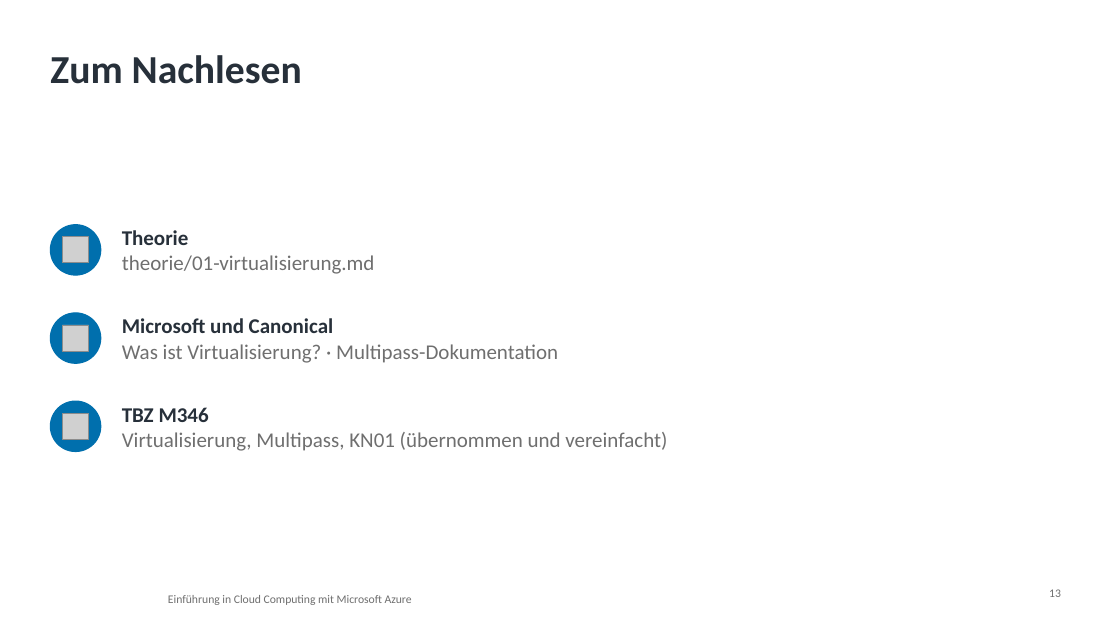
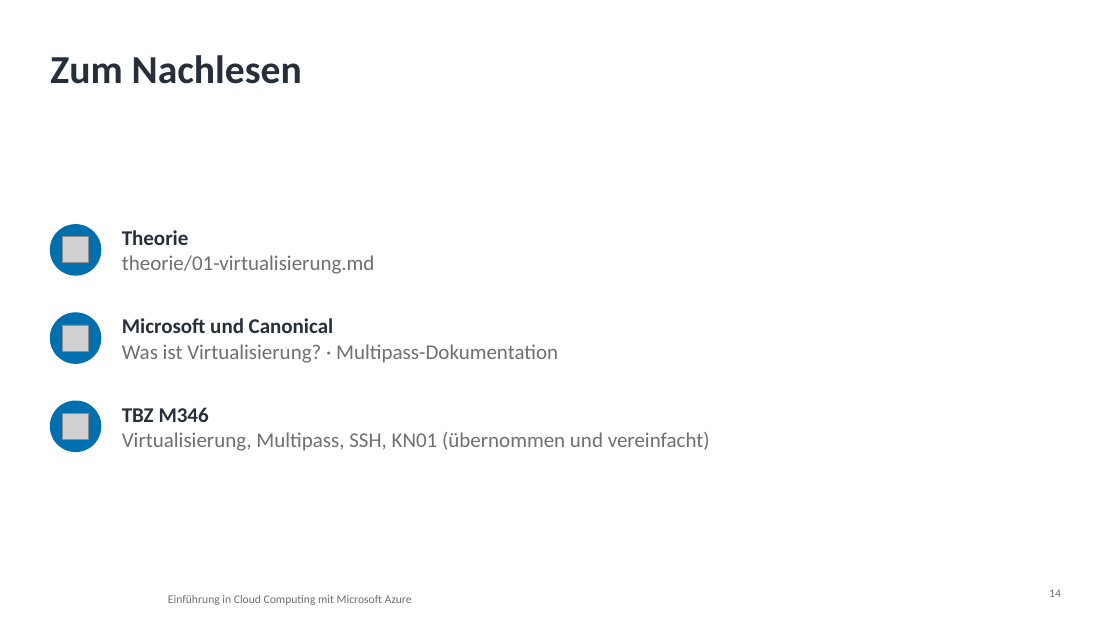
Before and after one commit to pat-teacher/azure-basics-training, a slide deck: slide 14 of praesentationen/input-01-virtualisierung.pptx (slide 13 before the commit). Drawn at 1120x630 pixels with LibreOffice and Linux fonts; fonts in the diff are those of the drawing; grey boxes stand for pictures; background and template pictures are left out. Boxes give left, top, right and bottom in pixels: in the first picture for what was removed or moved away, otherwise in the second. Text is boxed around its words. In the diff, an @@ line names an element or a change of style, - is before the commit and + after.

```diff
--- a/praesentationen/input-01-virtualisierung.pptx
+++ b/praesentationen/input-01-virtualisierung.pptx
@@ text at (122, 432, 710, 451): text changed @@
-Virtualisierung, Multipass, KN01 (übernommen und vereinfacht)
+Virtualisierung, Multipass, SSH, KN01 (übernommen und vereinfacht)
@@ page number at (1049, 589, 1061, 597): text changed @@
-13
+14
```
Also in this commit, not shown: 1 other slide changed, 1 slide added, 10 other files.
